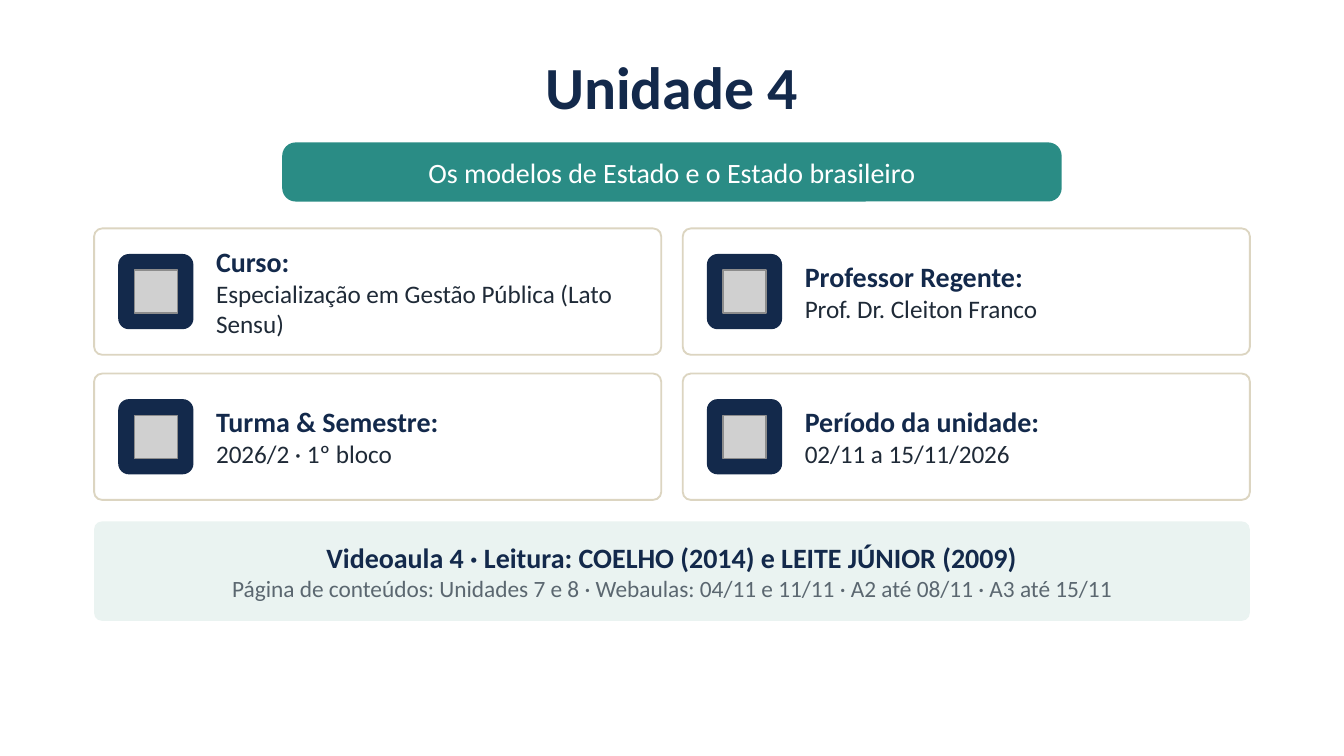
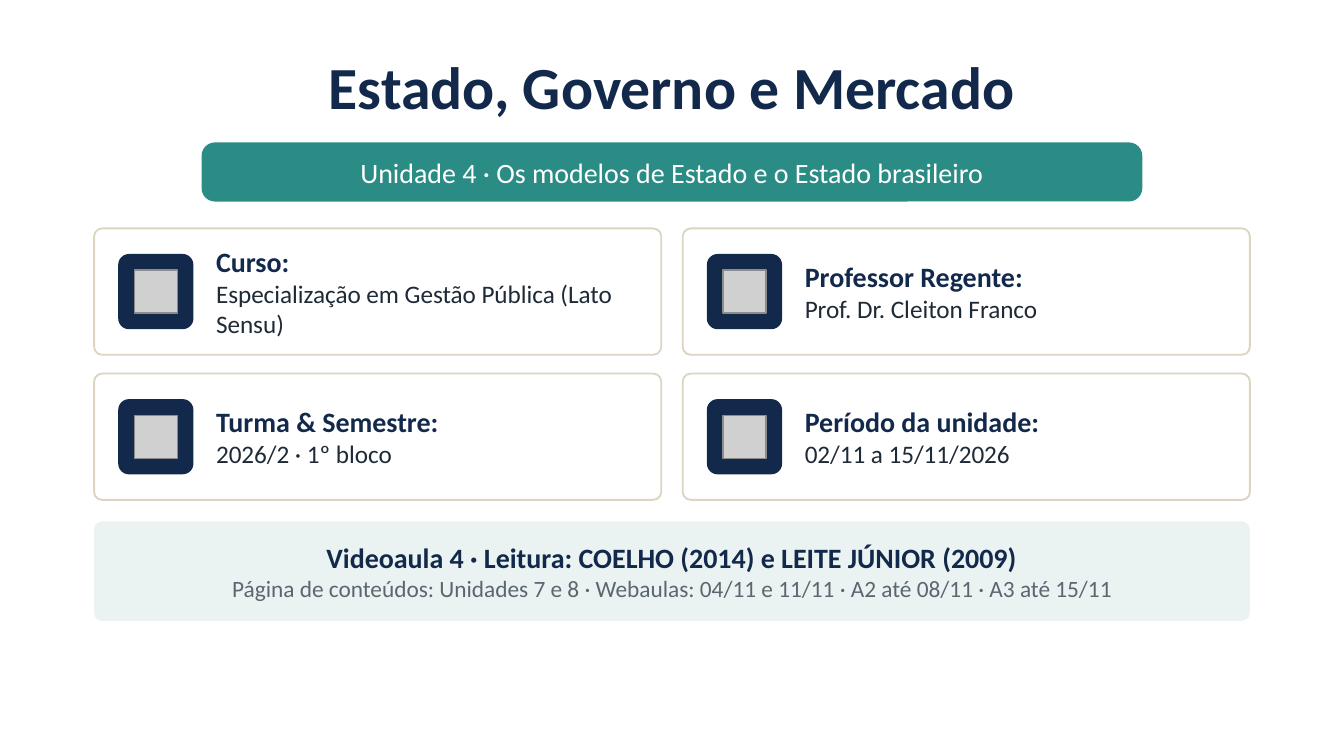
Before and after one commit to cleitonfranco74/gestao_publica, a slide deck: slide 2 of disciplina-01-estado-governo-mercado/materiais/04_Unidade_4_Modelos_de_Estado_e_Brasil.pptx. Drawn at 1344x756 pixels with LibreOffice and Linux fonts; fonts in the diff are those of the drawing; grey boxes stand for pictures; background and template pictures are left out. Boxes give left, top, right and bottom in pixels: in the first picture for what was removed or moved away, otherwise in the second. Text is boxed around its words. In the diff, an @@ line names an element or a change of style, - is before the commit and + after.

```diff
--- a/disciplina-01-estado-governo-mercado/materiais/04_Unidade_4_Modelos_de_Estado_e_Brasil.pptx
+++ b/disciplina-01-estado-governo-mercado/materiais/04_Unidade_4_Modelos_de_Estado_e_Brasil.pptx
@@ text at box(329, 67, 1014, 117): text changed @@
-Unidade 4
+Estado, Governo e Mercado
@@ rounded rectangle "Unidade 4 · Os modelos ...": place and size @@
-rounded rectangle "Unidade 4 · Os modelos ..." at box(282, 142, 1062, 202)
+rounded rectangle "Unidade 4 · Os modelos ..." at box(202, 142, 1142, 202)
@@ text in rounded rectangle at box(360, 163, 982, 183): text changed @@
-Os modelos de Estado e o Estado brasileiro
+Unidade 4 · Os modelos de Estado e o Estado brasileiro
```
Also in this commit, not shown: 9 other slides changed, 24 other files.
